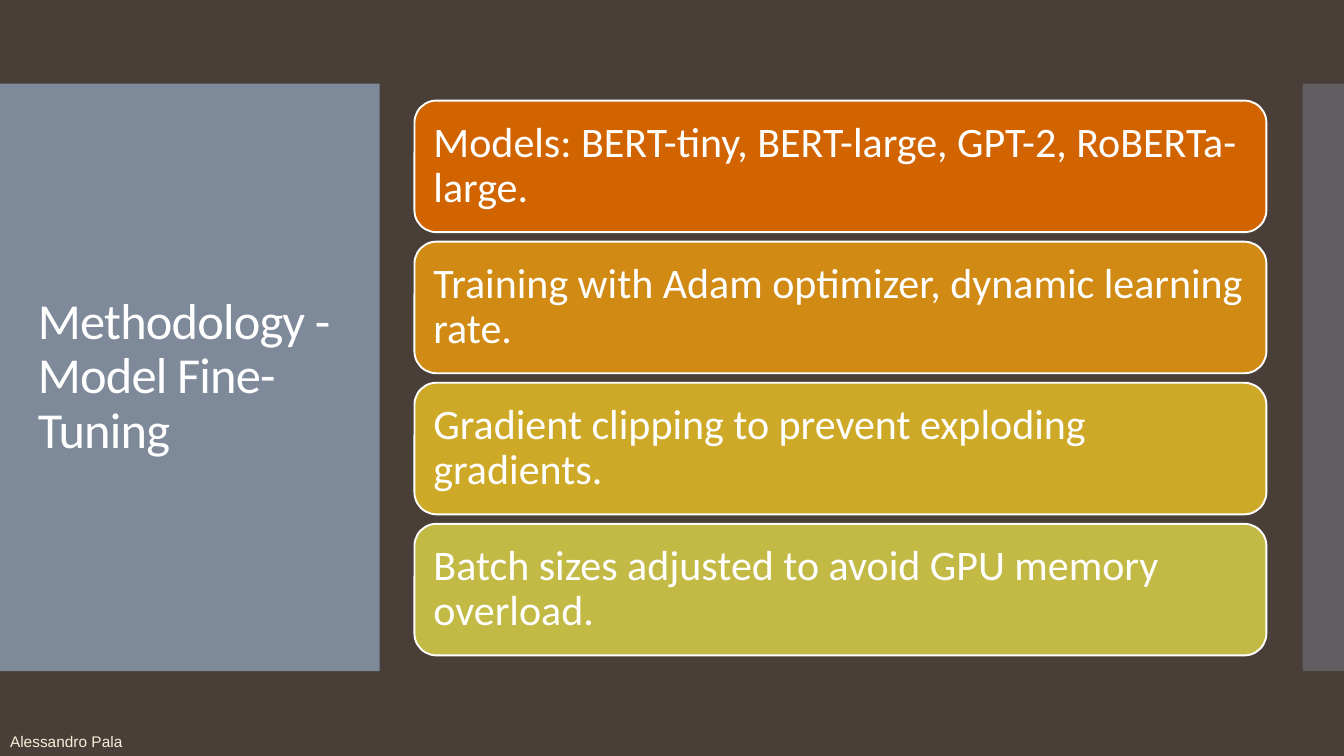
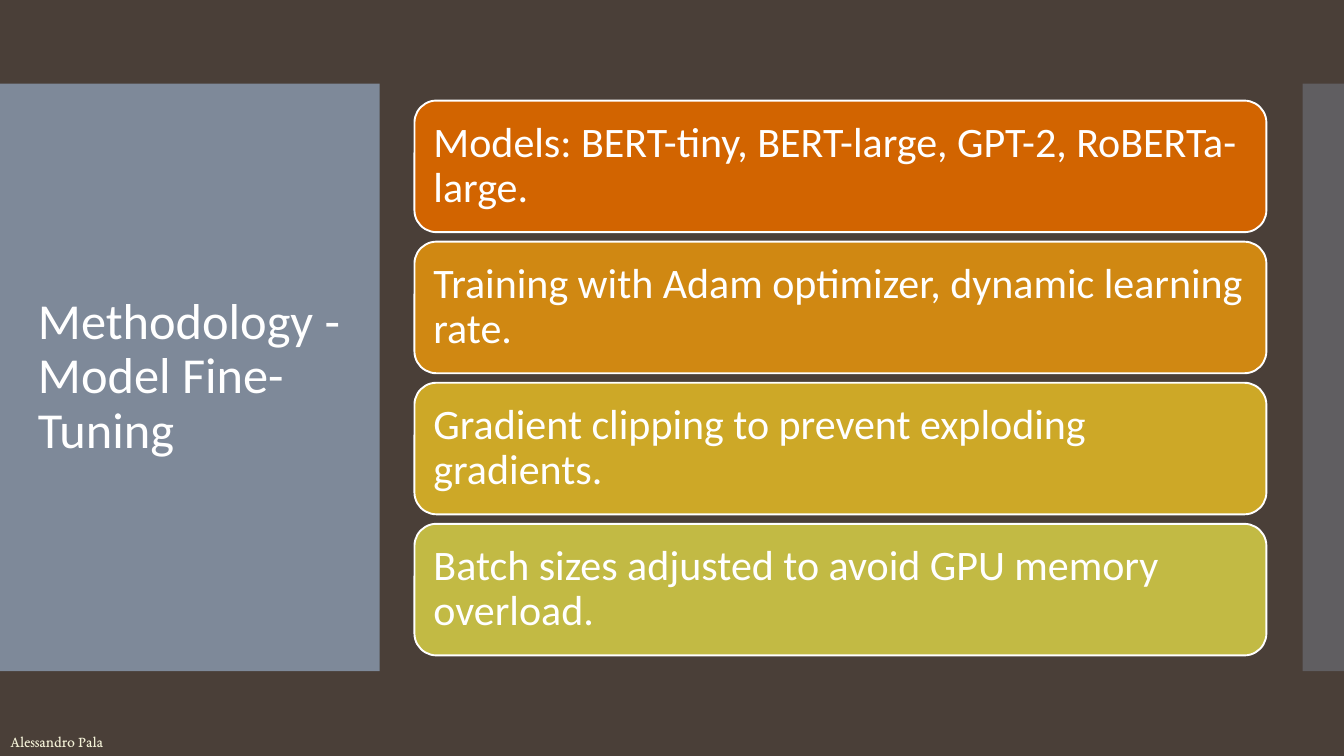
Before and after one commit to Aiecco/BERT-Based-Classification-of-Populist-Discourse, a slide deck: slide 7 of Binary Classification of Populist Speech.pptx (slide 8 before the commit). Drawn at 1344x756 pixels with LibreOffice and Linux fonts; fonts in the diff are those of the drawing. Boxes give left, top, right and bottom in pixels: in the first picture for what was removed or moved away, otherwise in the second. Text is boxed around its words. In the diff, an @@ line names an element or a change of style, - is before the commit and + after.

```diff
--- a/Binary Classification of Populist Speech.pptx
+++ b/Binary Classification of Populist Speech.pptx
@@ title "Methodology - Model Fine-Tuning" at (38, 304, 313, 457): letter spacing -0.6 to 0 pt @@
@@ text "Alessandro Pala" at (10, 736, 103, 747): font Arial to EB Garamond, text colour #F3F1DA to #F3F1D7 @@
```
Also in this commit, not shown: 12 other slides changed.
